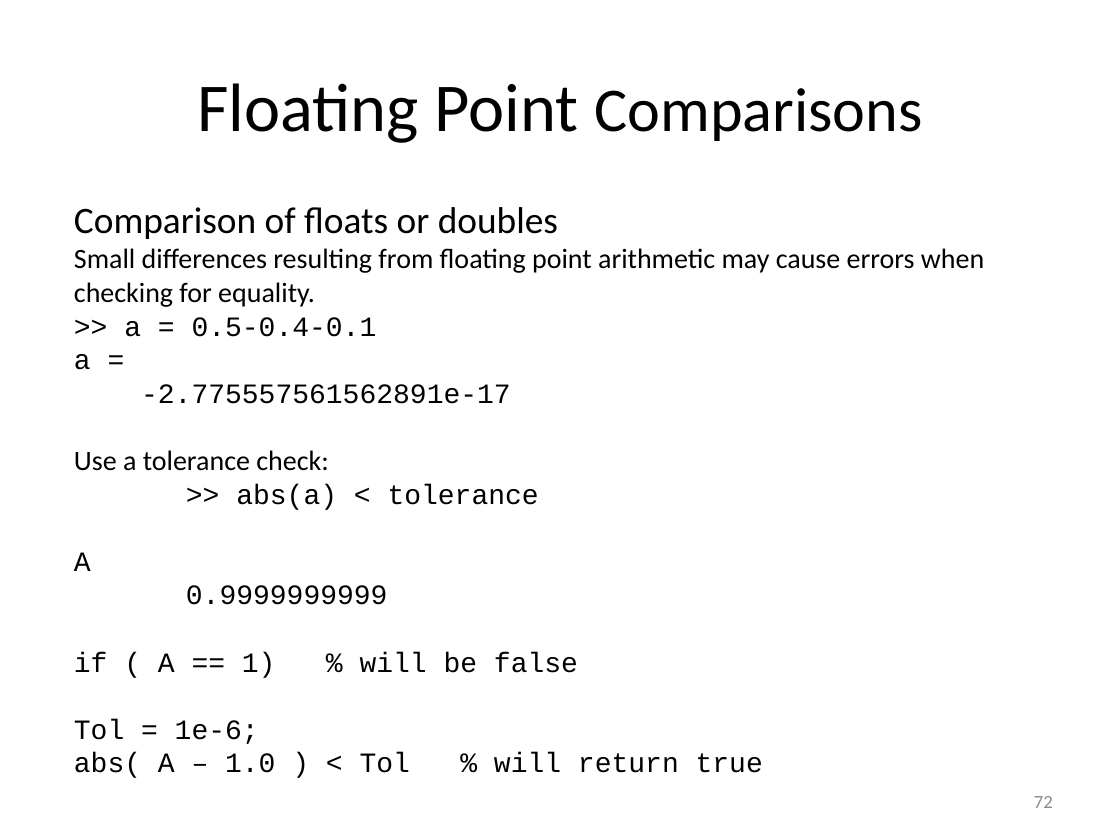
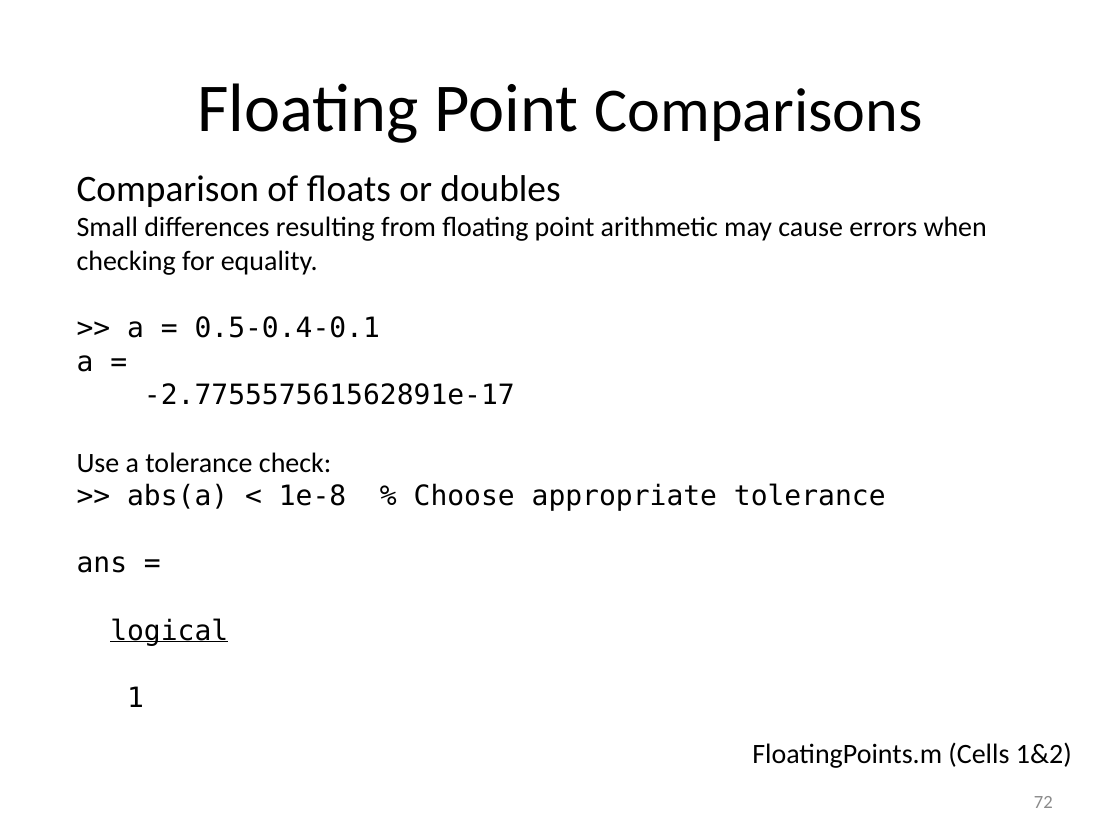
Before and after one commit to louisepb/MatlabBasicCourse, a slide deck: slide 72 of Introduction to MATLAB for Engineers.pptx. Drawn at 1120x840 pixels with LibreOffice and Linux fonts; fonts in the diff are those of the drawing. Boxes give left, top, right and bottom in pixels: in the first picture for what was removed or moved away, otherwise in the second. Text is boxed around its words. In the diff, an @@ line names an element or a change of style, - is before the commit and + after.

Commit message:
Updated GitWorkflow slides and added floating point comparison  to course slides

```diff
--- a/Introduction to MATLAB for Engineers.pptx
+++ b/Introduction to MATLAB for Engineers.pptx
@@ text "Comparison of floats or doubles": place and size @@
-text "Comparison of floats or doubles" at (74,207,984,778)
+text "Comparison of floats or doubles" at (77,175,987,707)
@@ text at (77,316,515,405): font Courier New to DejaVu Sans Mono in ">> a = 0.5-0.4-0.1", "a =", "-2.775557561562891e-17" @@
@@ text at (77,483,886,707): text changed; font Courier New to DejaVu Sans Mono @@
->> abs(a) < tolerance
-A
-0.9999999999
-if ( A == 1) % will be false
-Tol = 1e-6;
-abs( A – 1.0 ) < Tol % will return true
+>> abs(a) < 1e-8 % Choose appropriate tolerance
+ans =
+logical
+1
@@ text added at (752,742,1072,768), 18 pt, text #000000 @@
+FloatingPoints.m (Cells 1&2)
```
Also in this commit, not shown: 3 other slides changed, 1 slide added, 1 other file.
